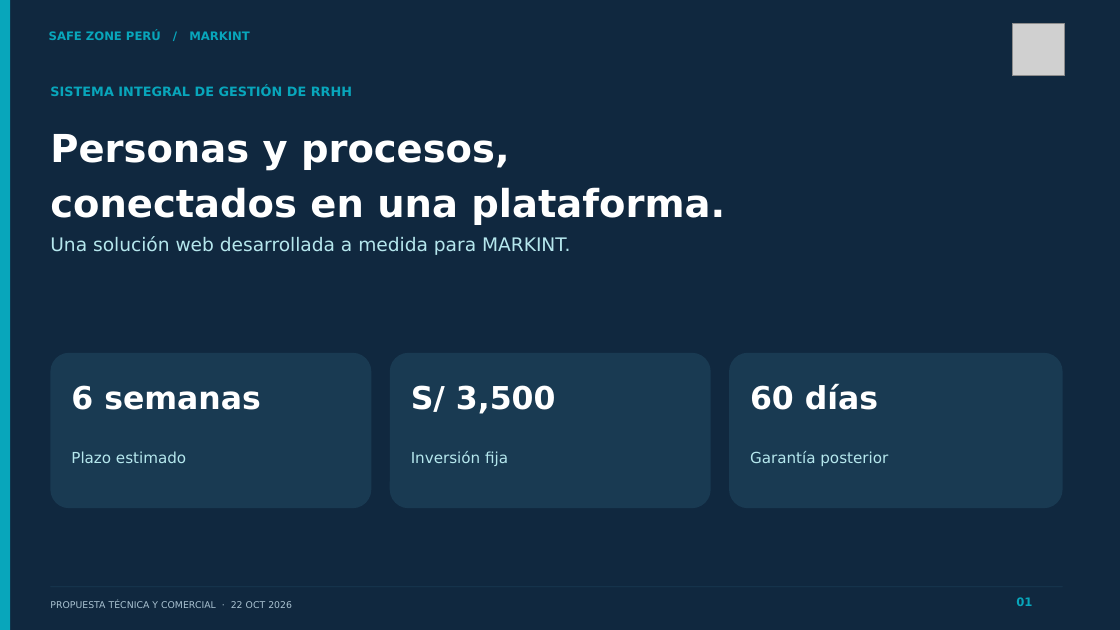
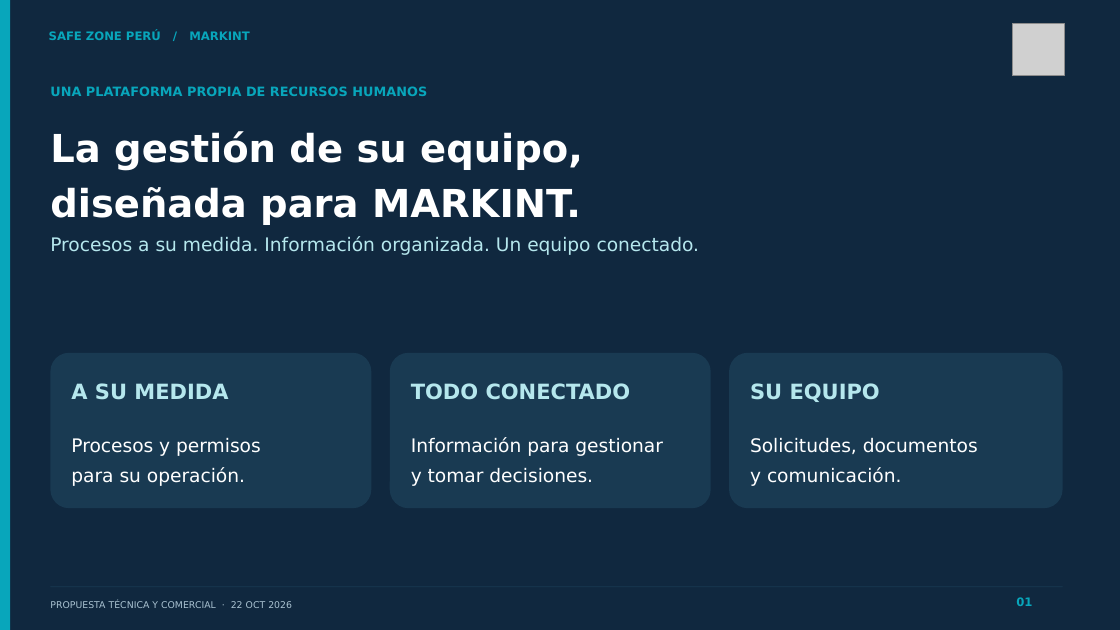
Before and after one commit to EmersonValenzuela/horarios, a slide deck: slide 1 of docs/presentaciones/safe-zone-peru/propuesta-markint/Safe_Zone_Peru_MARKINT_Presentacion.pptx. Drawn at 1120x630 pixels with LibreOffice and Linux fonts; fonts in the diff are those of the drawing; grey boxes stand for pictures. Boxes give left, top, right and bottom in pixels: in the first picture for what was removed or moved away, otherwise in the second. Text is boxed around its words. In the diff, an @@ line names an element or a change of style, - is before the commit and + after.

Commit message:
docs: enfocar propuesta MARKINT en valor antes de la inversion

```diff
--- a/docs/presentaciones/safe-zone-peru/propuesta-markint/Safe_Zone_Peru_MARKINT_Presentacion.pptx
+++ b/docs/presentaciones/safe-zone-peru/propuesta-markint/Safe_Zone_Peru_MARKINT_Presentacion.pptx
@@ text at (50,86,427,96): text changed @@
-SISTEMA INTEGRAL DE GESTIÓN DE RRHH
+UNA PLATAFORMA PROPIA DE RECURSOS HUMANOS
@@ text at (50,131,583,225): text changed @@
-Personas y procesos,
-conectados en una plataforma.
+La gestión de su equipo,
+diseñada para MARKINT.
@@ text at (50,236,700,255): text changed @@
-Una solución web desarrollada a medida para MARKINT.
+Procesos a su medida. Información organizada. Un equipo conectado.
@@ text at (71,383,228,400): text changed; size 27 to 18 pt; text colour #FFFFFF to #B5E7ED @@
-6 semanas
+A SU MEDIDA
@@ text at (411,383,631,400): text changed; size 27 to 18 pt; text colour #FFFFFF to #B5E7ED @@
-S/ 3,500
+TODO CONECTADO
@@ text at (750,383,880,402): text changed; size 27 to 18 pt; text colour #FFFFFF to #B5E7ED @@
-60 días
+SU EQUIPO
@@ text at (71,438,261,486): text changed; size 13 to 16 pt; text colour #B5E7ED to #FFFFFF @@
-Plazo estimado
+Procesos y permisos
+para su operación.
@@ text at (411,437,663,486): text changed; size 13 to 16 pt; text colour #B5E7ED to #FFFFFF @@
-Inversión fija
+Información para gestionar
+y tomar decisiones.
@@ text at (750,438,978,486): text changed; size 13 to 16 pt; text colour #B5E7ED to #FFFFFF @@
-Garantía posterior
+Solicitudes, documentos
+y comunicación.
```
Also in this commit, not shown: 1 other slide changed, 5 other files.
